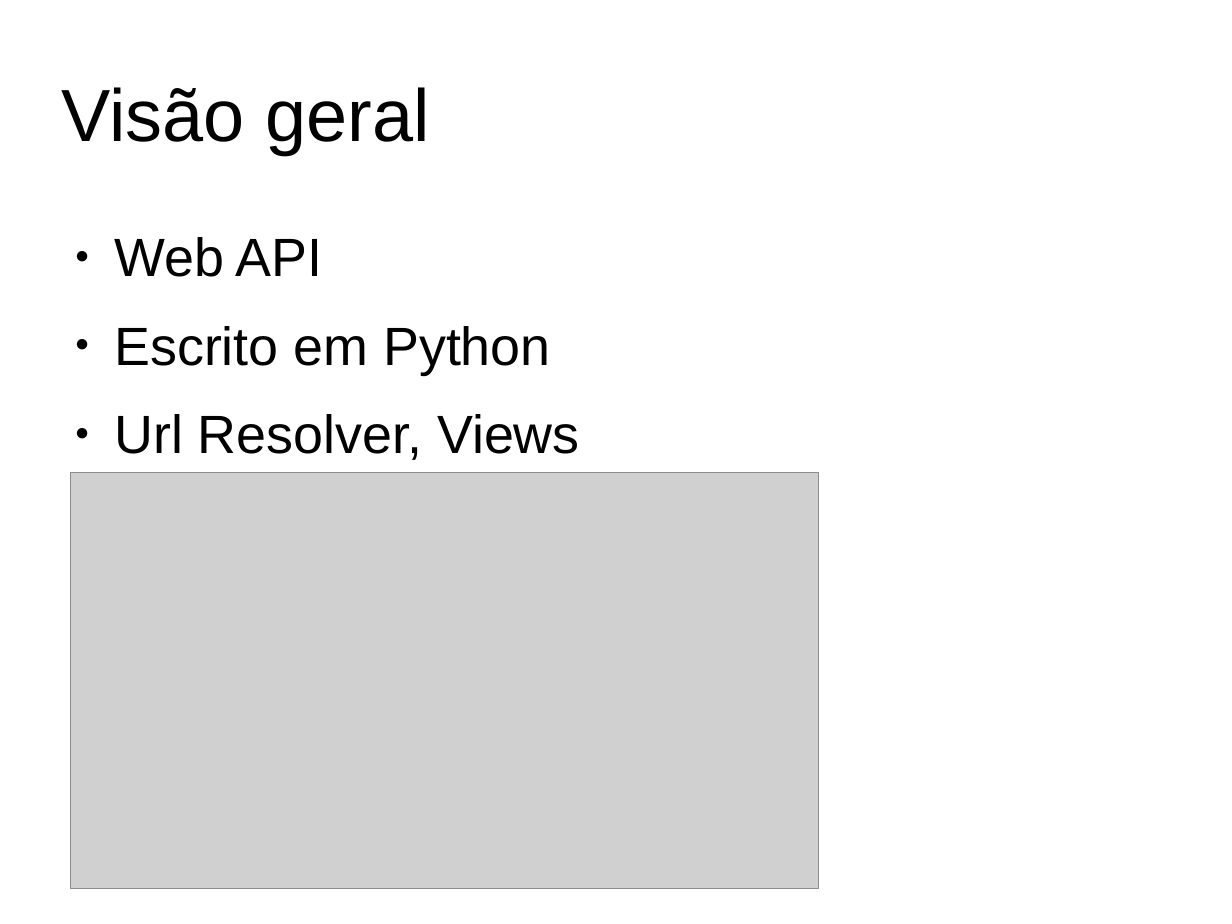
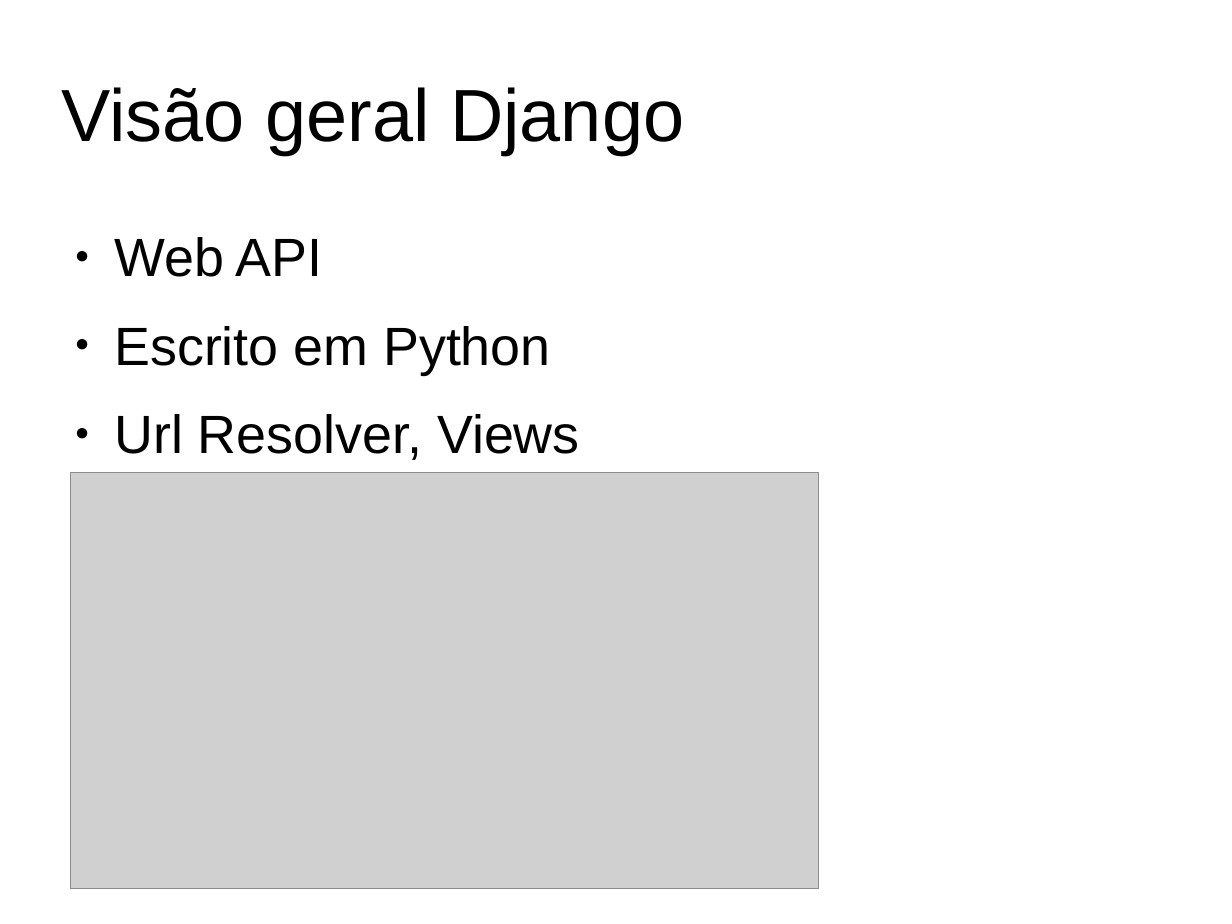
Before and after one commit to emartello/PilasMeus, a slide deck: slide 1 of Apresentação.odp. Drawn at 1232x924 pixels with LibreOffice and Linux fonts; fonts in the diff are those of the drawing; grey boxes stand for pictures; background and template pictures are left out. Boxes give left, top, right and bottom in pixels: in the first picture for what was removed or moved away, otherwise in the second. Text is boxed around its words. In the diff, an @@ line names an element or a change of style, - is before the commit and + after.

```diff
--- a/Apresentação.odp
+++ b/Apresentação.odp
@@ title at (62,87,684,154): text changed @@
-Visão geral
+Visão geral Django
```
Also in this commit, not shown: 1 slide added.
